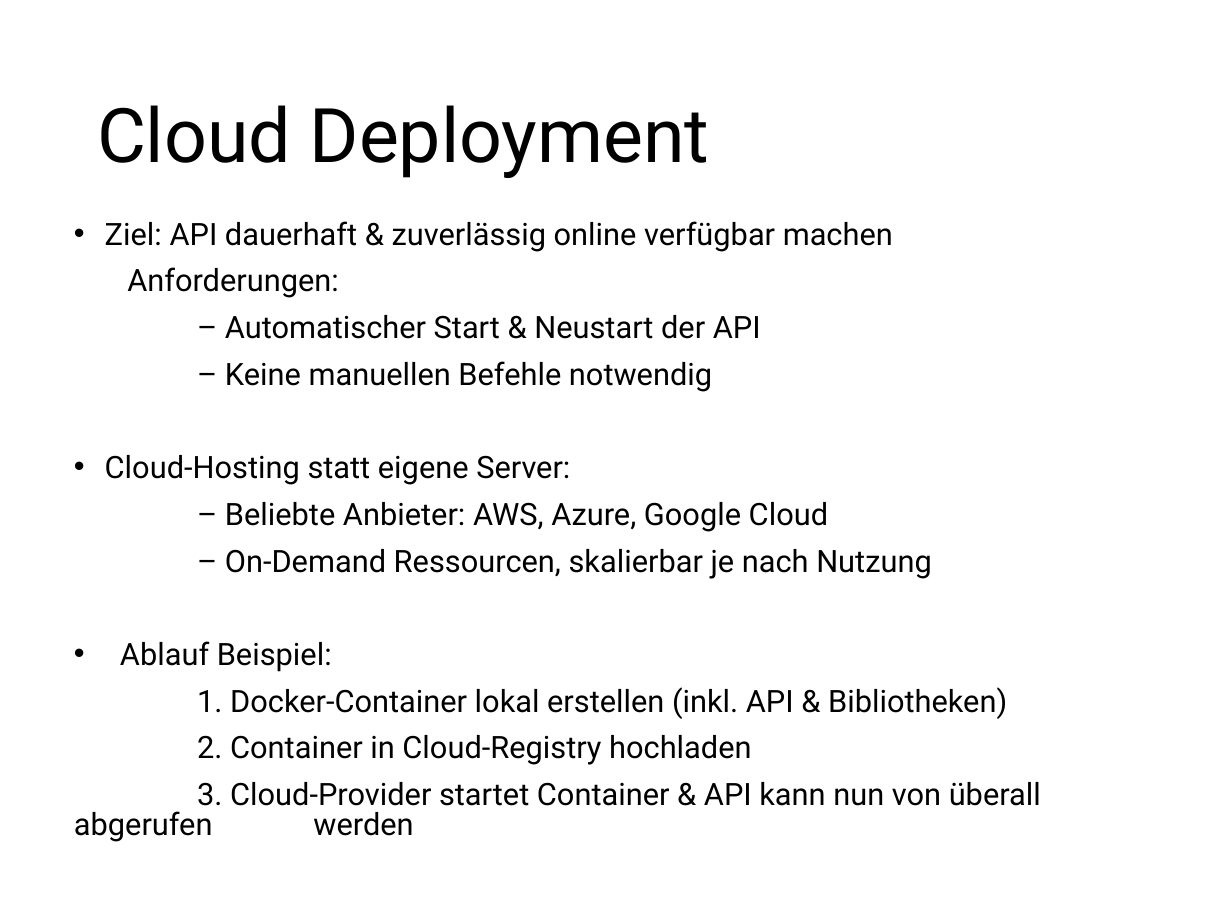
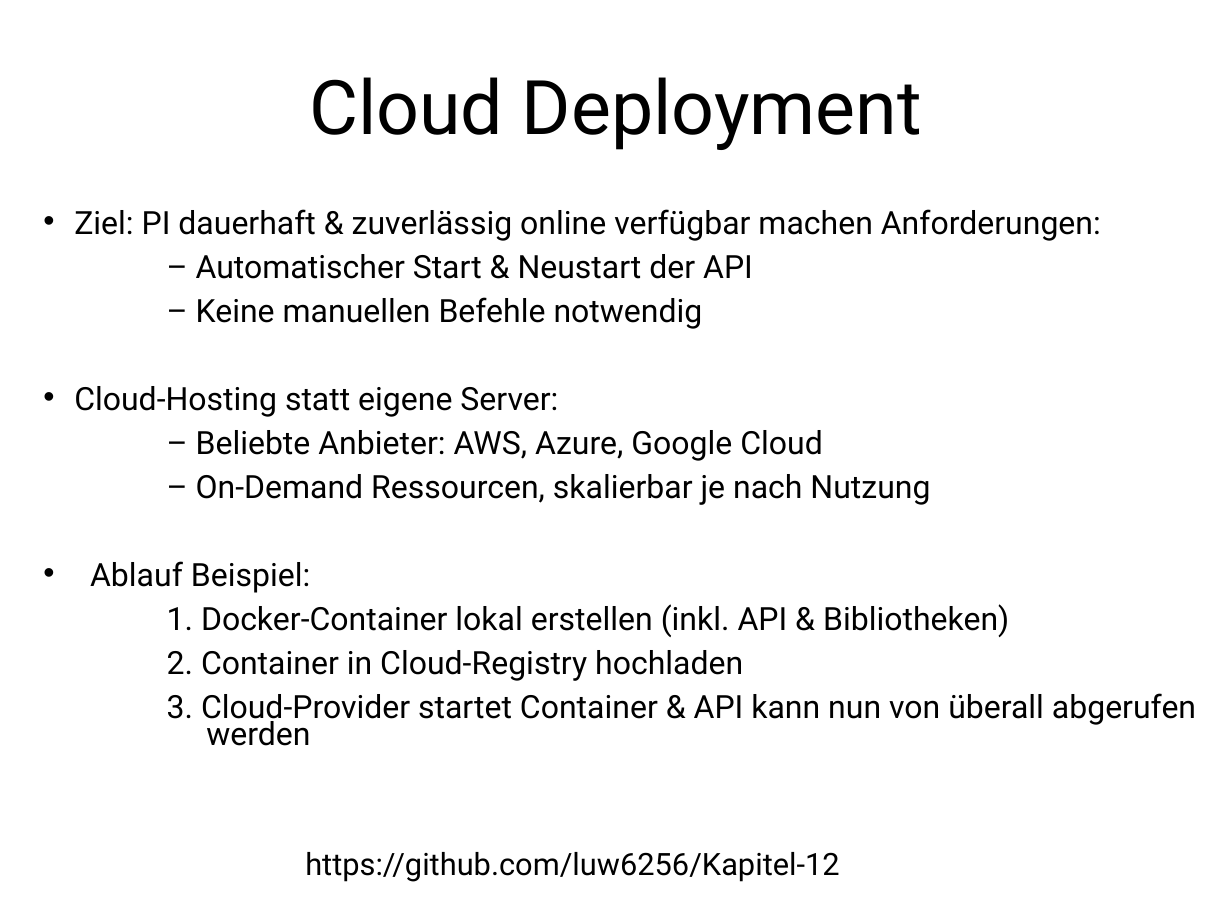
Before and after one commit to luw6256/Kapitel-12, a slide deck: slide 12 of Kapitel12.pptx (slide 10 before the commit). Drawn at 1232x924 pixels with LibreOffice and Linux fonts; fonts in the diff are those of the drawing. Boxes give left, top, right and bottom in pixels: in the first picture for what was removed or moved away, otherwise in the second. Text is boxed around its words. In the diff, an @@ line names an element or a change of style, - is before the commit and + after.

```diff
--- a/Kapitel12.pptx
+++ b/Kapitel12.pptx
@@ title "Cloud Deployment": place and size @@
-title "Cloud Deployment" at box(97, 105, 710, 178)
+title "Cloud Deployment" at box(309, 77, 922, 150)
@@ title "Cloud Deployment" at box(309, 77, 922, 150): alignment left to centre @@
@@ text "Ziel: PI dauerhaft & zuverlässig ...": place and size @@
-text "Ziel: PI dauerhaft & zuverlässig ..." at box(74, 221, 1041, 842)
+text "Ziel: PI dauerhaft & zuverlässig ..." at box(74, 209, 1196, 746)
@@ text at box(74, 209, 1101, 241): text changed; size 18 to 18.7 pt @@
-• Ziel: API dauerhaft & zuverlässig online verfügbar machen
-Anforderungen:
+• Ziel: PI dauerhaft & zuverlässig online verfügbar machen Anforderungen:
@@ text at box(74, 254, 1196, 746): size 18 to 18.7 pt in "– Automatischer Start & Neustart der API", "– Keine manuellen Befehle notwendig", "Cloud-Hosting statt eigene Server:", "– Beliebte Anbieter: AWS, Azure, Google Cloud" and 5 more places; line spacing 0.8 to 0.7 @@
@@ text added at box(305, 852, 839, 882), 18 pt, text #000000 @@
+https://github.com/luw6256/Kapitel-12
```
Also in this commit, not shown: 10 other slides changed, 3 slides added, 1 slide removed, 2 other files.
